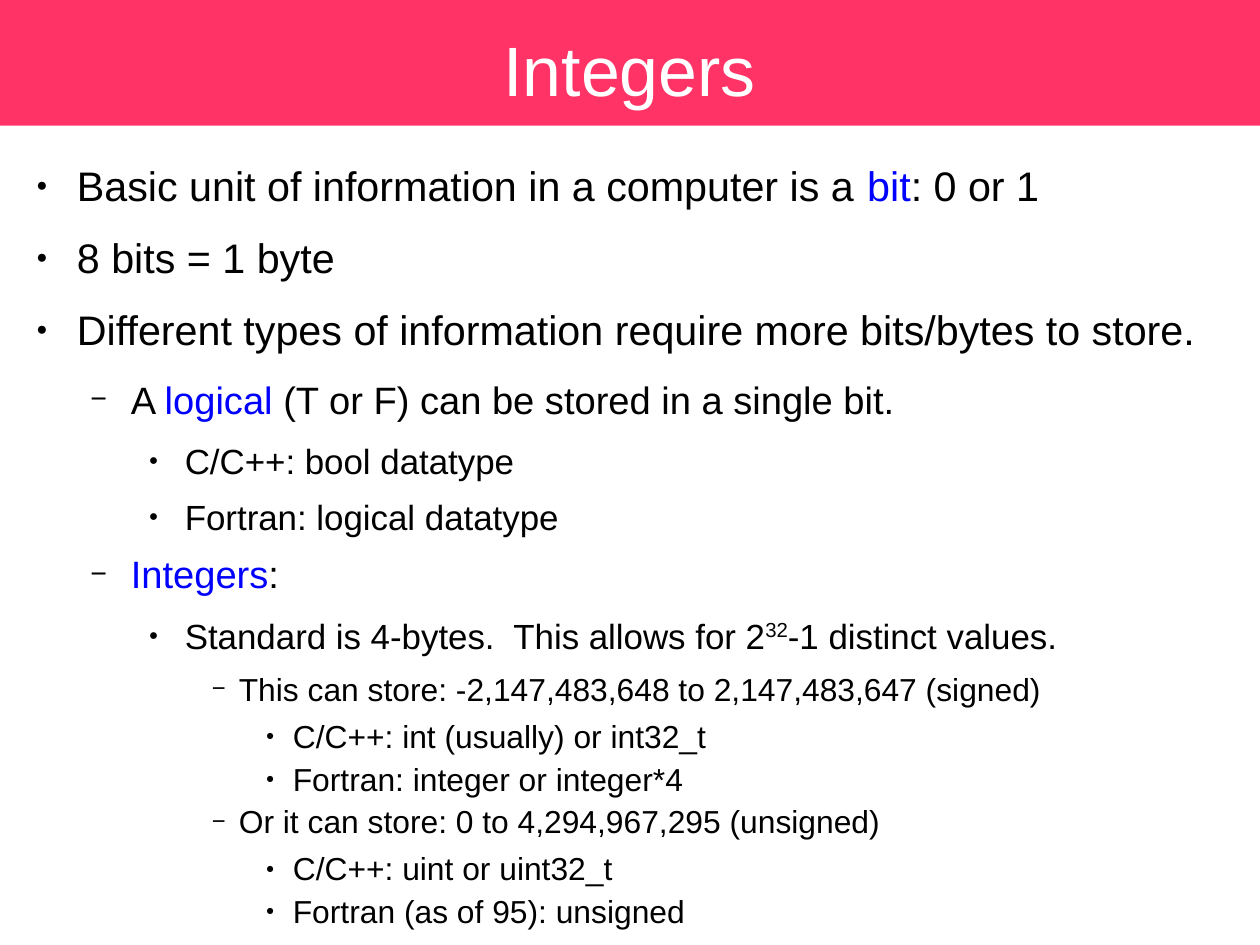
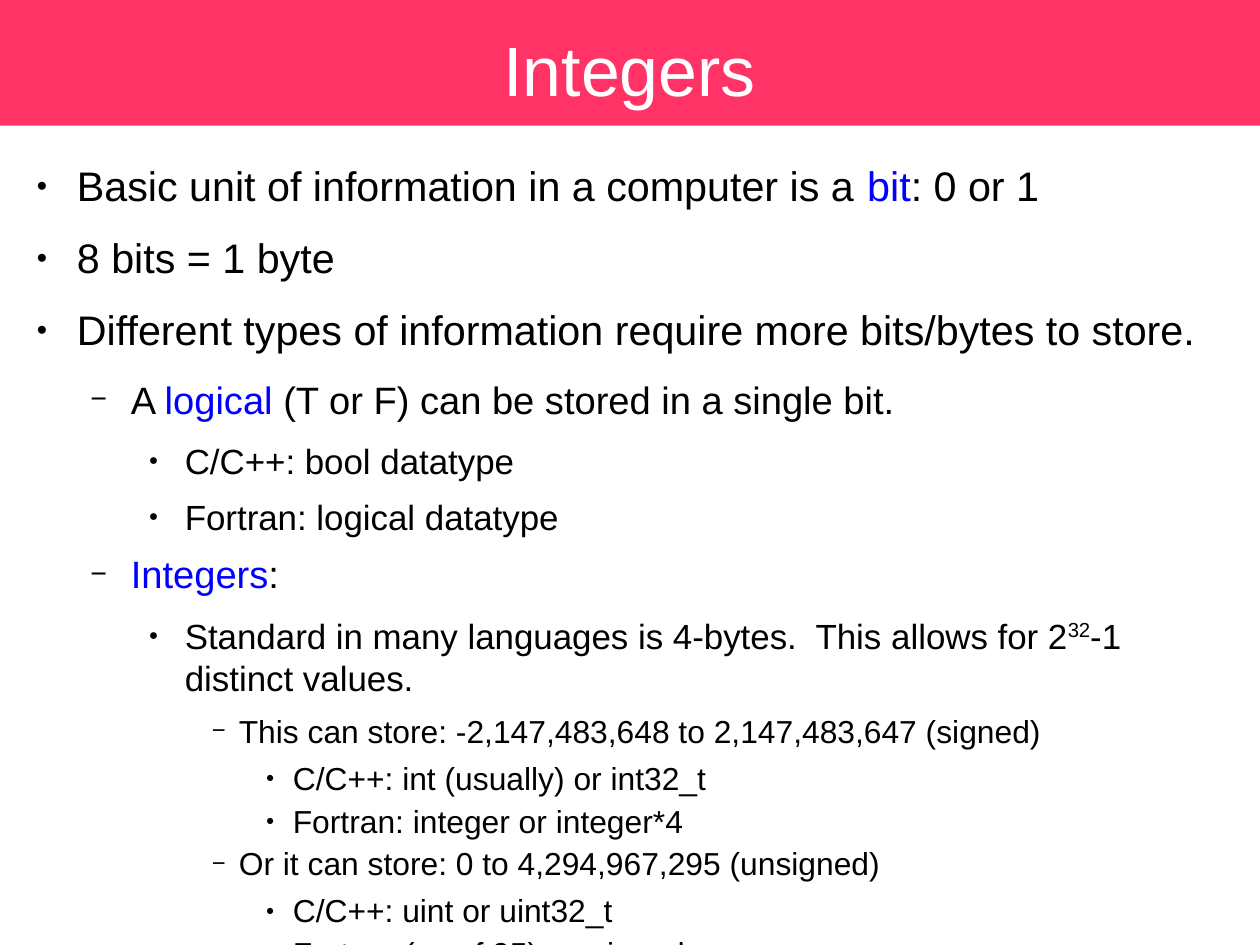
Before and after one commit to sbu-python-class/python-science, a slide deck: slide 10 of lectures/01-python/python.odp (slide 8 before the commit). Drawn at 1260x945 pixels with LibreOffice and Linux fonts; fonts in the diff are those of the drawing. Boxes give left, top, right and bottom in pixels: in the first picture for what was removed or moved away, otherwise in the second. Text is boxed around its words. In the diff, an @@ line names an element or a change of style, - is before the commit and + after.

Commit message:
many updates

```diff
--- a/lectures/01-python/python.odp
+++ b/lectures/01-python/python.odp
@@ text at bbox=[185, 623, 1121, 692]: text changed @@
-    ● Standard is 4-bytes. This allows for 232-1 distinct values.
+    ● Standard in many languages is 4-bytes. This allows for 232-1 distinct values.
```
Also in this commit, not shown: 11 other slides changed, 7 slides added, 4 slides removed.
